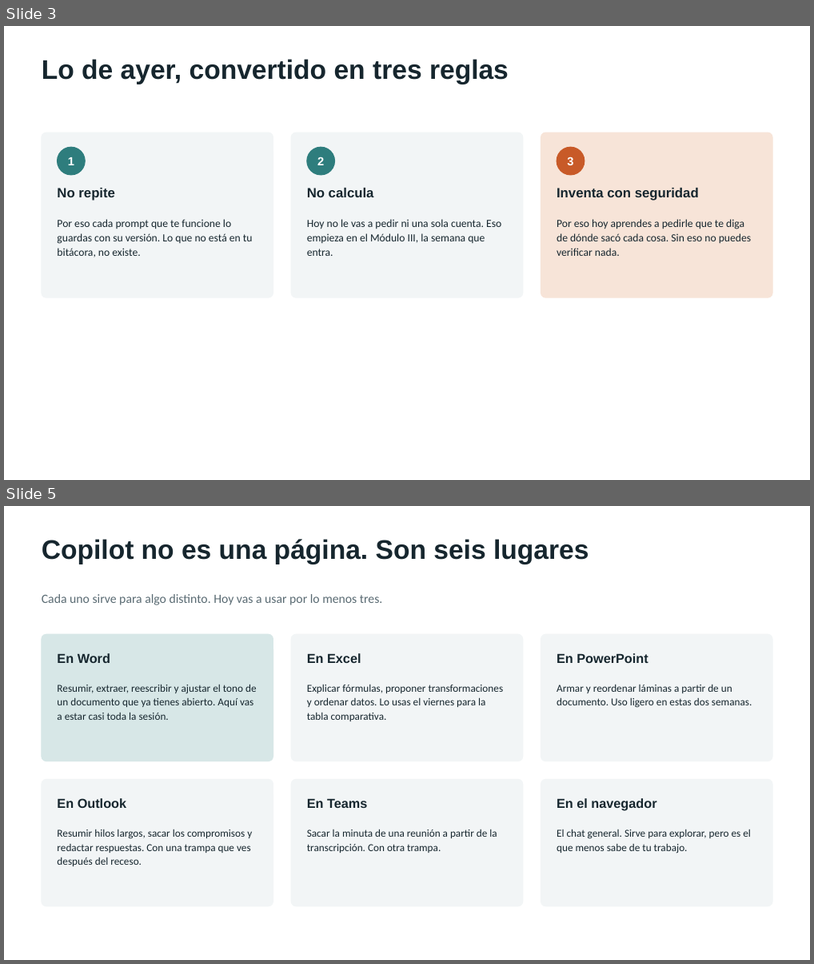
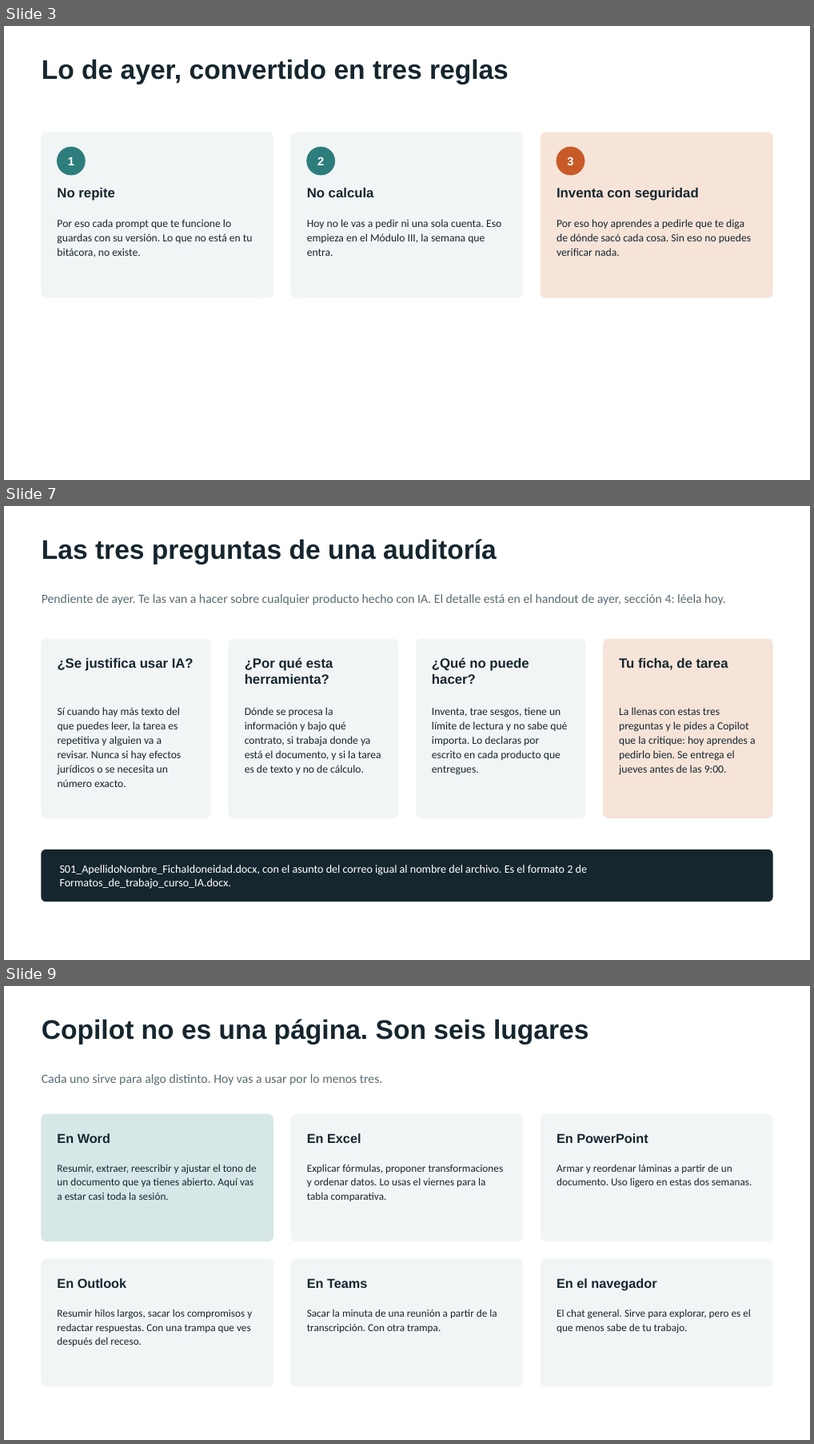
Before and after one commit to marvtrejo/curso-inegi-gen-ai, a slide deck: sesion-02/Sesion_02_Copilot_y_Prompting.pptx. Shown one above the other, each under a label of ours: slides 3 and 5 before the commit, slides 3, 7 and 9 after it; the slides between them are not shown. The pictures are 814x964 and 814x1444 pixels, drawn with LibreOffice and Linux fonts; fonts in the diff are those of the drawing. Boxes give left, top, right and bottom in pixels: in the first picture for what was removed or moved away, otherwise in the second. Text is boxed around its words. In the diff, an @@ line names an element or a change of style, - is before the commit and + after.

```diff
--- a/sesion-02/Sesion_02_Copilot_y_Prompting.pptx
+++ b/sesion-02/Sesion_02_Copilot_y_Prompting.pptx
@@ slide 7 added at (4,506,810,960), background #FFFFFF @@
@@ text added at (42,539,497,564), 32 pt, text #16262E, bold @@
+Las tres preguntas de una auditoría
@@ text added at (42,594,726,605), 15 pt, text #5A6B73 @@
+Pendiente de ayer. Te las van a hacer sobre cualquier producto hecho con IA. El detalle está en el handout de ayer, sección 4: léela hoy.
@@ rounded rectangle added at (42,639,211,817), fill #F2F5F6, outline #F2F5F6 1 pt @@
@@ rounded rectangle added at (229,639,398,817), fill #F2F5F6, outline #F2F5F6 1 pt @@
@@ rounded rectangle added at (417,639,586,817), fill #F2F5F6, outline #F2F5F6 1 pt @@
@@ rounded rectangle added at (603,639,773,817), fill #F7E4D8, outline #F7E4D8 1 pt @@
@@ text added at (58,658,194,671), 16 pt, text #16262E, bold @@
+¿Se justifica usar IA?
@@ text added at (245,657,334,684), 16 pt, text #16262E, bold @@
+¿Por qué esta herramienta?
@@ text added at (432,657,529,684), 16 pt, text #16262E, bold @@
+¿Qué no puede hacer?
@@ text added at (619,658,729,670), 16 pt, text #16262E, bold @@
+Tu ficha, de tarea
@@ text added at (58,707,181,787), 13 pt, text #16262E @@
+Sí cuando hay más texto del que puedes leer, la tarea es repetitiva y alguien va a revisar. Nunca si hay efectos jurídicos o se necesita un número exacto.
@@ text added at (245,707,382,775), 13 pt, text #16262E @@
+Dónde se procesa la información y bajo qué contrato, si trabaja donde ya está el documento, y si la tarea es de texto y no de cálculo.
@@ text added at (432,707,567,775), 13 pt, text #16262E @@
+Inventa, trae sesgos, tiene un límite de lectura y no sabe qué importa. Lo declaras por escrito en cada producto que entregues.
@@ text added at (619,707,756,775), 13 pt, text #16262E @@
+La llenas con estas tres preguntas y le pides a Copilot que la critique: hoy aprendes a pedirlo bien. Se entrega el jueves antes de las 9:00.
@@ rounded rectangle added at (42,850,773,901), fill #16262E, outline #16262E 1 pt @@
@@ text added at (60,864,587,888), 13.5 pt, text #FFFFFF @@
+S01_ApellidoNombre_FichaIdoneidad.docx, con el asunto del correo igual al nombre del archivo. Es el formato 2 de Formatos_de_trabajo_curso_IA.docx.
@@ what was slide 5 is now slide 9 @@
```
Also in this commit, not shown: 11 slides changed, 7 other slides added, 5 other files.
